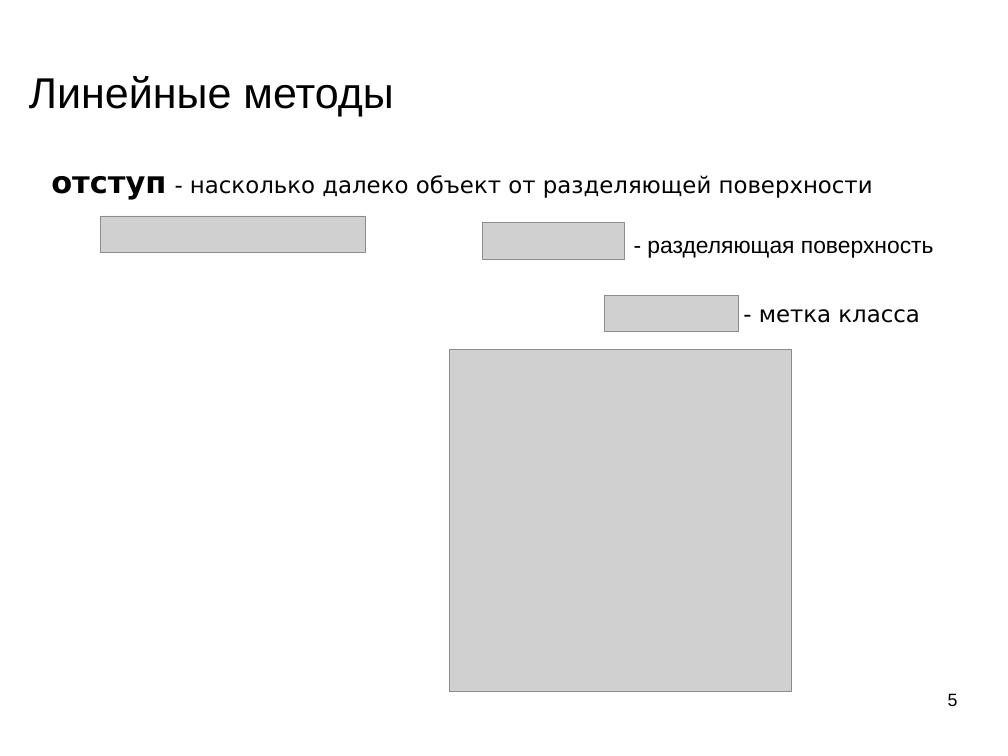
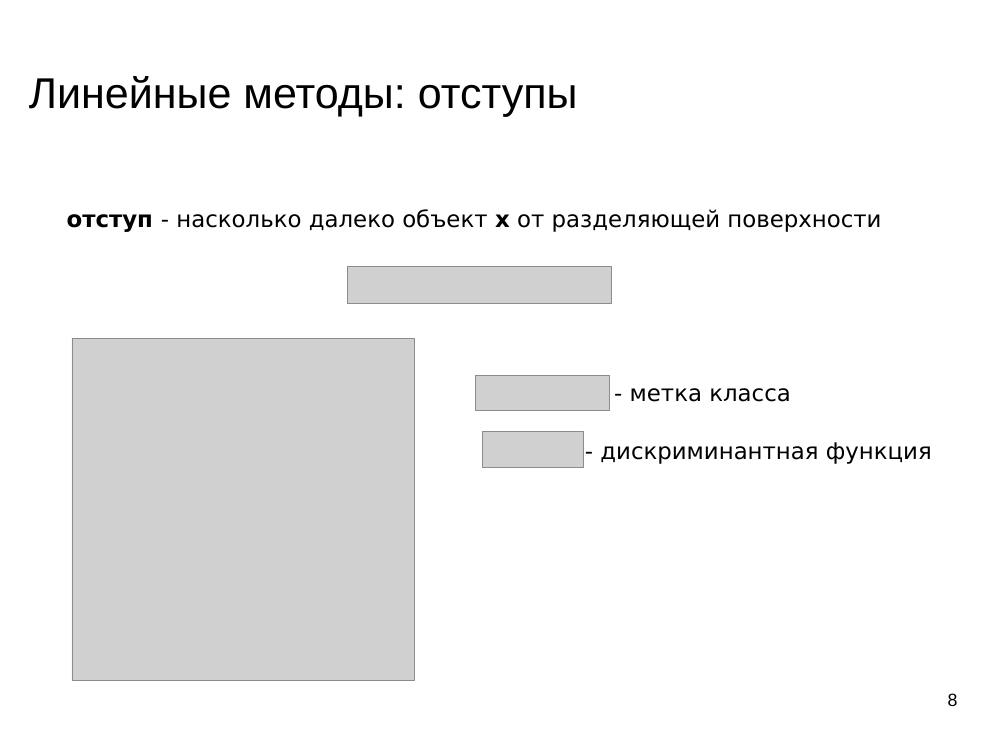
Before and after one commit to mechanoid5/ml_lectorium_legacy, a slide deck: slide 8 of 09-linear.odp (slide 5 before the commit). Drawn at 1008x756 pixels with LibreOffice and Linux fonts; fonts in the diff are those of the drawing; grey boxes stand for pictures; background and template pictures are left out. Boxes give left, top, right and bottom in pixels: in the first picture for what was removed or moved away, otherwise in the second. Text is boxed around its words. In the diff, an @@ line names an element or a change of style, - is before the commit and + after.

```diff
--- a/09-linear.odp
+++ b/09-linear.odp
@@ title at [29, 76, 578, 116]: text changed @@
-Линейные методы
+Линейные методы: отступы
@@ text at [67, 209, 881, 232]: text changed @@
-отступ - насколько далеко объект от разделяющей поверхности
+отступ - насколько далеко объект х от разделяющей поверхности
@@ picture: place and size @@
-picture at [483, 222, 625, 259]
+picture at [348, 266, 612, 303]
@@ subtitle removed at [647, 240, 934, 258] @@
-- разделяющая поверхность
@@ picture: place and size @@
-picture at [101, 216, 365, 252]
+picture at [72, 338, 414, 681]
@@ picture: place and size @@
-picture at [605, 296, 738, 332]
+picture at [476, 375, 609, 411]
@@ text "- метка класса": place and size @@
-text "- метка класса" at [759, 309, 919, 323]
+text "- метка класса" at [630, 388, 790, 402]
@@ picture: place and size @@
-picture at [450, 349, 792, 692]
+picture at [483, 432, 584, 468]
@@ text added at [600, 442, 932, 464], 18 pt, text #000000 @@
+- дискриминантная функция
@@ page number at [948, 693, 958, 706]: text changed @@
-5
+8
```
Also in this commit, not shown: 16 other slides changed, 9 slides added, 1 slide removed, 1 other file.
